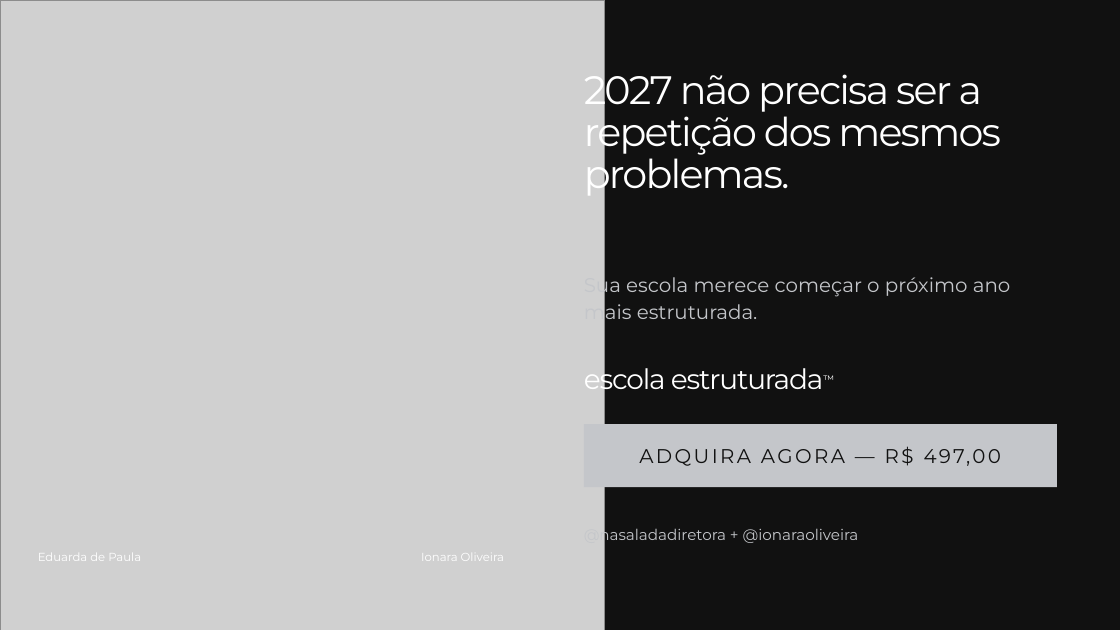
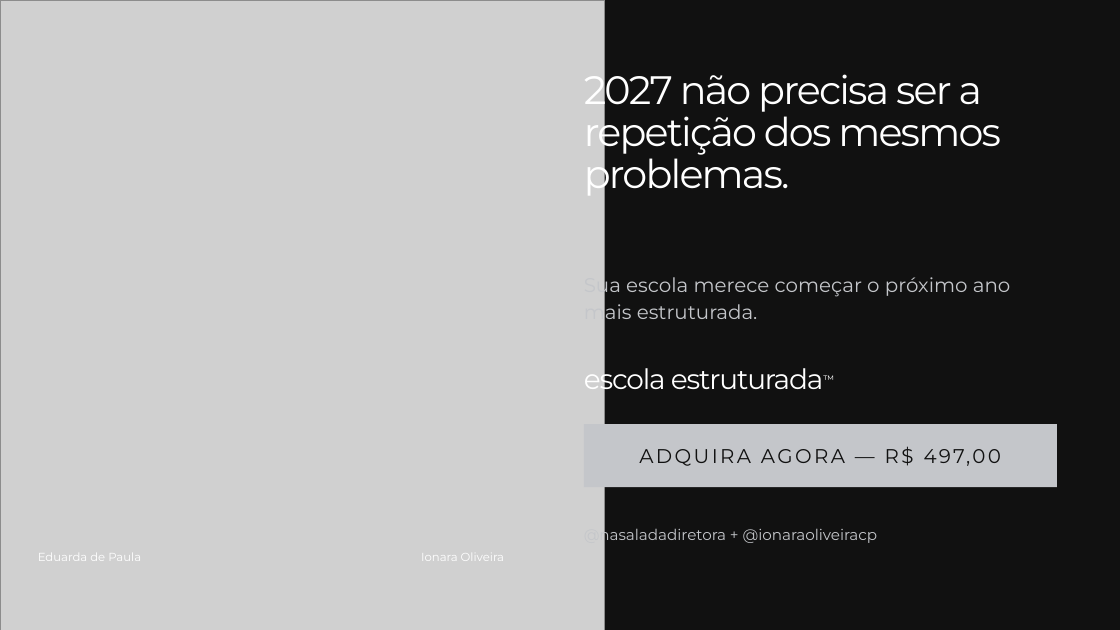
Before and after one commit to eduardadepaulasil-blip/9BEE-7B2F, a slide deck: slide 28 of AULA_7_ERROS_2027_VERSAO_FINAL.pptx. Drawn at 1120x630 pixels with LibreOffice and Linux fonts; fonts in the diff are those of the drawing; grey boxes stand for pictures. Boxes give left, top, right and bottom in pixels: in the first picture for what was removed or moved away, otherwise in the second. Text is boxed around its words. In the diff, an @@ line names an element or a change of style, - is before the commit and + after.

```diff
--- a/AULA_7_ERROS_2027_VERSAO_FINAL.pptx
+++ b/AULA_7_ERROS_2027_VERSAO_FINAL.pptx
@@ text at (584,525,878,544): text changed @@
-@nasaladadiretora + @ionaraoliveira
+@nasaladadiretora + @ionaraoliveiracp
```
Also in this commit, not shown: 2 other slides changed, 5 other files.
